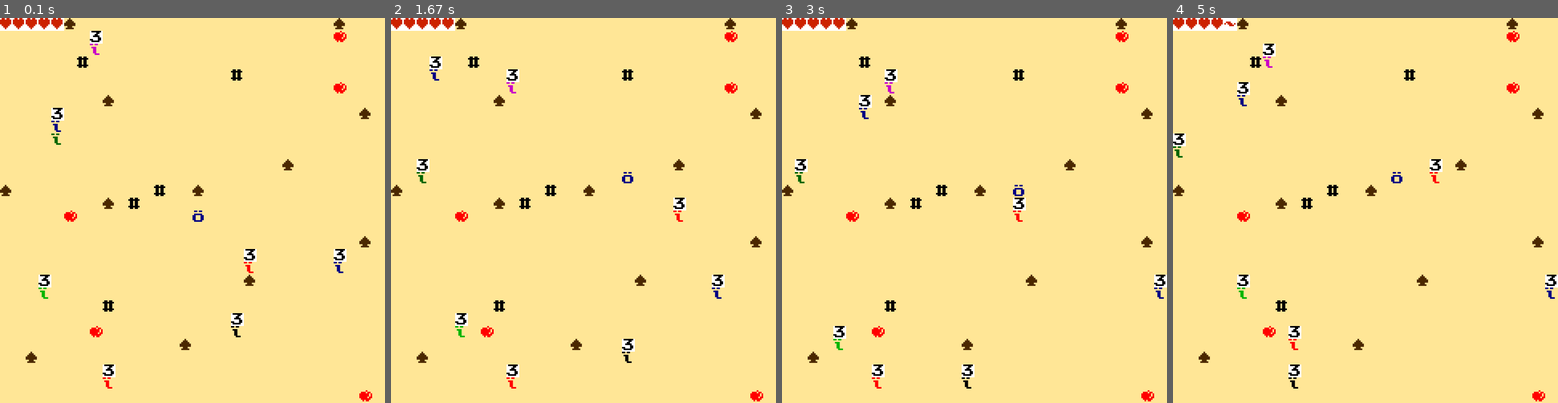
Above: before the commit, frames 1-4 (left to right).
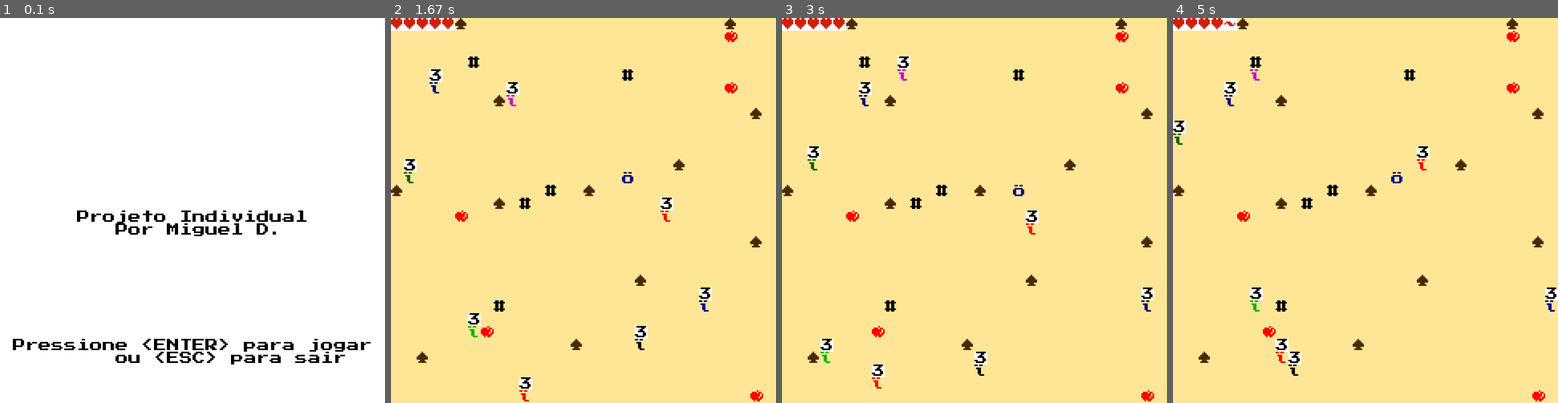
Above: after the commit, the same moments.

Repository: EuMiguelll/Projeto-Python-Individual-EuMiguel
Game: pygame game, started from codigo/jogo.py
The game is run twice, just before and just after one commit, with the same random seed, the same clock (stepped at 60 frames per second) and the same inputs.
Inputs:
- Up to frame 1 (0.1 s): no input
- Up to frame 2 (1.67 s): tap Enter at 0.33 s; hold Right 0.67-1.13 s; hold Up from 1.17 s (still down)
- Up to frame 3 (3 s): release Up at 1.72 s; hold Right 1.75-2.27 s; hold Left 2.3-2.85 s; hold Down from 2.88 s (still down)
- Up to frame 4 (5 s): release Down at 3.43 s; hold Left 3.47-4.02 s; hold Up 4.05-4.62 s; hold Right from 4.65 s (still down)

The runs differ from the first frame. In frame 1, 99% of the frame differs, in the area x 0-100%, y 0-100%; in frame 2, 2.3%; in frame 3, 2.0%; in frame 4, 2.1%.

Commit message:
adiciona telas de inicio

Diff:
--- a/codigo/constantes.py
+++ b/codigo/constantes.py
@@ -23,6 +23,7 @@
 SAIR = 0
 TELA_JOGO = 1
 TELA_INVENTARIO = 2
+TELA_INICIAL = 3
 
 # Objetos
 # As constantes abaixo são os caracteres que representam cada objeto no mapa.
--- a/codigo/inicializacao.py
+++ b/codigo/inicializacao.py
@@ -122,7 +122,7 @@
     objetos += gera_objetos(5, PAREDE, MARROM_ESCURO, largura_mapa, altura_mapa, posicoes_ocupadas)
 
     return {
-        'tela_atual': TELA_JOGO,
+        'tela_atual': TELA_INICIAL,
         'pos_jogador': pos_jogador,
         'vidas': 5,  # Quantidade atual de vidas do jogador - ele pode perder vidas ao colidir com espinhos ou ganhar vidas ao pegar corações
         'max_vidas': 5,  # Quantidade máxima de vidas que o jogador pode ter - o valor da chave 'vidas' nunca pode ser maior que o valor da chave 'max_vidas'
--- a/codigo/jogo.py
+++ b/codigo/jogo.py
@@ -1,7 +1,8 @@
 import motor_grafico
 import tela_inventario
 import tela_jogo
-from constantes import SAIR, TELA_INVENTARIO, TELA_JOGO
+import tela_inicial
+from constantes import SAIR, TELA_INVENTARIO, TELA_JOGO, TELA_INICIAL
 from inicializacao import inicializa_estado
 
 
@@ -37,6 +38,10 @@
             tela_inventario.desenha_tela(janela, estado, altura_tela, largura_tela)
             tecla_apertada = motor_grafico.pega_tecla_apertada(janela)
             tela_inventario.atualiza_estado(estado, tecla_apertada)
+        elif estado['tela_atual'] == TELA_INICIAL:
+            tela_inicial.desenha_tela(janela, estado, altura_tela, largura_tela)
+            tecla_apertada = motor_grafico.pega_tecla_apertada(janela)
+            tela_inicial.atualiza_estado(estado, tecla_apertada)
 
 
 # Não se preocupe, você não precisa entender o que está acontecendo aqui.
--- /dev/null
+++ b/codigo/tela_inicial.py
@@ -0,0 +1,22 @@
+from constantes import *
+import motor_grafico as motor
+
+
+def desenha_tela(janela, estado, altura, largura):
+    # Você pode usar esta função como base para a sua função desenha_tela do arquivo tela_jogo.py
+    # Esta tela é mostrada quando o jogador aperta a tecla 'i' (você provavelmente vai querer
+    # alterar este arquivo no nível avançado)
+    motor.preenche_fundo(janela, BRANCO)
+
+    motor.desenha_string(janela, largura//2-9,altura//2,f"Projeto Individual", BRANCO, PRETO)
+    motor.desenha_string(janela, largura//2-6,altura//2+1,f"Por Miguel D.", BRANCO, PRETO)
+    motor.desenha_string(janela, largura//2-14,25,f"Pressione <ENTER> para jogar", BRANCO, PRETO)
+    motor.desenha_string(janela, largura//2-6,26,f"ou <ESC> para sair", BRANCO, PRETO)
+    motor.mostra_janela(janela)
+
+
+def atualiza_estado(estado, tecla_apertada):
+    if tecla_apertada == motor.ENTER:
+        estado['tela_atual'] = TELA_JOGO
+    elif tecla_apertada in (motor.ESCAPE, 'q'):
+        estado['tela_atual'] = SAIR
--- a/codigo/tela_jogo.py
+++ b/codigo/tela_jogo.py
@@ -52,7 +52,6 @@
     # o seu código deve atualizar o dicionário estado['pos_jogador'][0] -= 1
 
     # Mude o valor da chave 'tela_atual' para mudar de tela
-
     # Começamos apagando a mensagem anterior, pois ela já foi mostrada no frame anterior
     estado['mensagem'] = ''
 
Not shown, changed: docs/funcionalidades-implementadas.md
